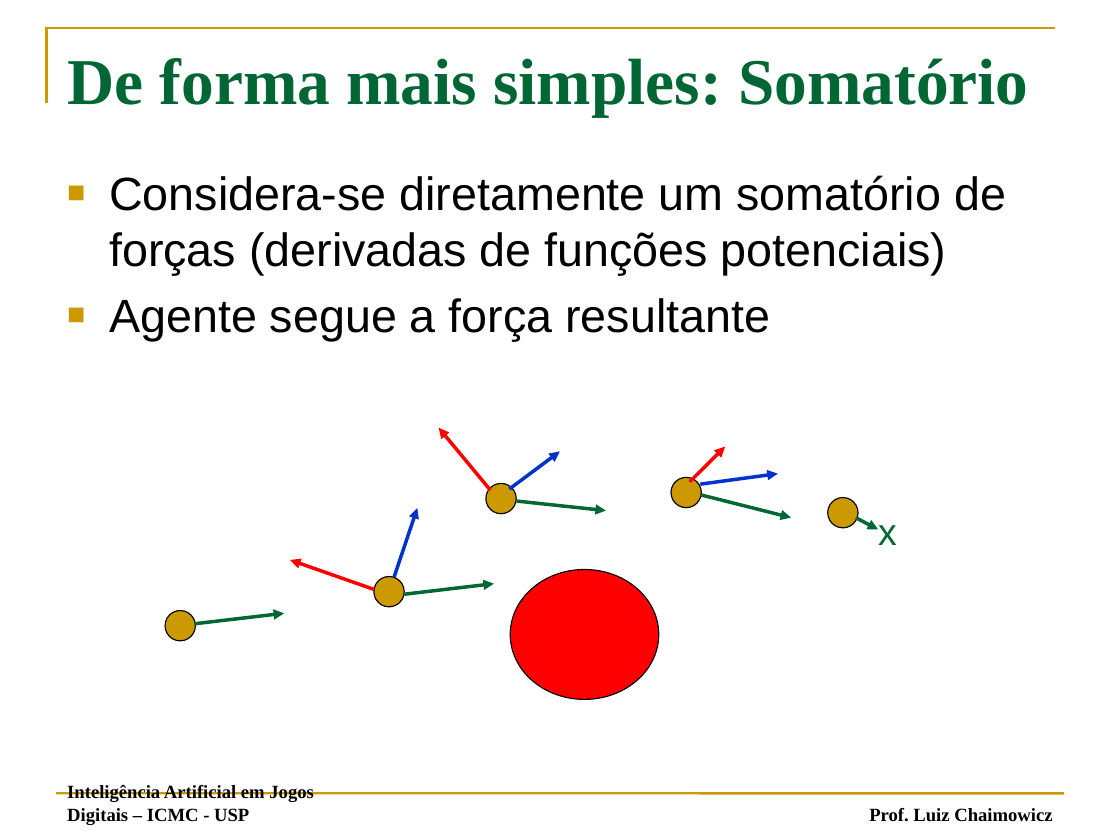
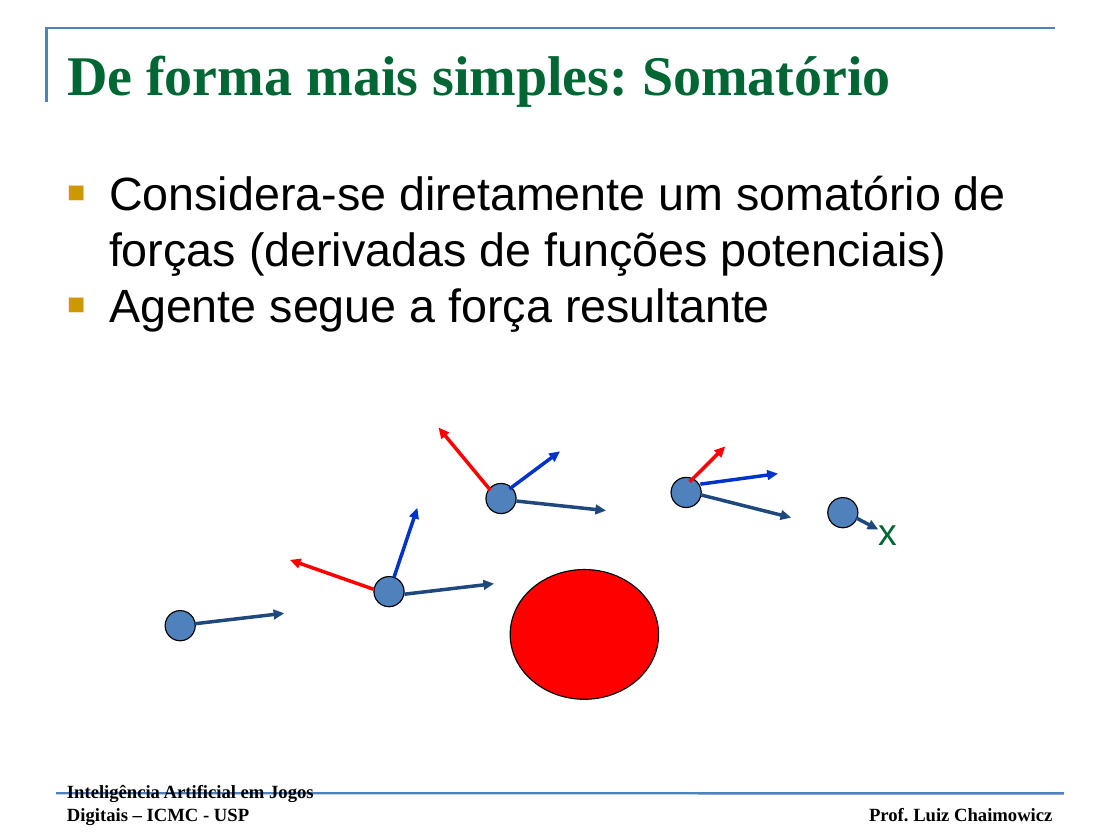
Before and after one commit to fegemo/cefet-games, a slide deck: slide 41 of attachments/IA 03 - Movimentação Simples.pptx (slide 43 before the commit). Drawn at 1120x840 pixels with LibreOffice and Linux fonts; fonts in the diff are those of the drawing. Boxes give left, top, right and bottom in pixels: in the first picture for what was removed or moved away, otherwise in the second. Text is boxed around its words. In the diff, an @@ line names an element or a change of style, - is before the commit and + after.

```diff
--- a/attachments/IA 03 - Movimentação Simples.pptx
+++ b/attachments/IA 03 - Movimentação Simples.pptx
@@ freeform shape at [47, 28, 1055, 103]: outline #CC9900 1.5 pt to #4F81BD 1.5 pt @@
@@ text "De forma mais simples: Somatório" at [67, 55, 891, 106]: size 42 to 36 pt @@
@@ text "Considera-se diretamente um somatório de ..." at [109, 175, 1006, 332]: indent changed; less space between paragraphs @@
@@ arrow (491, 491) - (439, 428): stroke #FF0000 2.25 pt to #FF0000 2.24 pt @@
@@ arrow (690, 482) - (725, 447): stroke #FF0000 2.25 pt to #FF0000 2.24 pt @@
@@ arrow (510, 489) - (560, 451): stroke #0033CC 2.25 pt to #0033CC 2.24 pt @@
@@ arrow (700, 484) - (777, 474): stroke #0033CC 2.25 pt to #0033CC 2.24 pt @@
@@ arrow (394, 578) - (418, 508): stroke #0033CC 2.25 pt to #0033CC 2.24 pt @@
@@ arrow (516, 501) - (606, 511): stroke #006633 2.25 pt to #1F497D 2.24 pt @@
@@ arrow (701, 495) - (791, 517): stroke #006633 2.25 pt to #1F497D 2.24 pt @@
@@ arrow (856, 517) - (878, 530): stroke #006633 2.25 pt to #1F497D 2.24 pt @@
@@ arrow (374, 589) - (290, 560): stroke #FF0000 2.25 pt to #FF0000 2.24 pt @@
@@ arrow (404, 595) - (494, 584): stroke #006633 2.25 pt to #1F497D 2.24 pt @@
@@ ellipse at [511, 570, 660, 700]: outline #000000 0.75 pt to #000000 0.74 pt @@
@@ fill #CC9900 to #4F81BD; outline #000000 0.75 pt to #000000 0.74 pt in 5 elements at [374, 577, 404, 607], [486, 484, 516, 514], [671, 477, 701, 507], [828, 497, 858, 528], [165, 610, 195, 641] @@
@@ arrow (195, 624) - (284, 614): stroke #006633 2.25 pt to #1F497D 2.24 pt @@
@@ text "Inteligência Artificial em Jogos Digitais ..." at [67, 785, 314, 825]: bold on @@
@@ line (56, 793) - (1064, 793): stroke #CC9900 1.5 pt to #4F81BD 1.5 pt @@
```
Also in this commit, not shown: 43 other slides changed, 42 slides removed, 2 other files.
